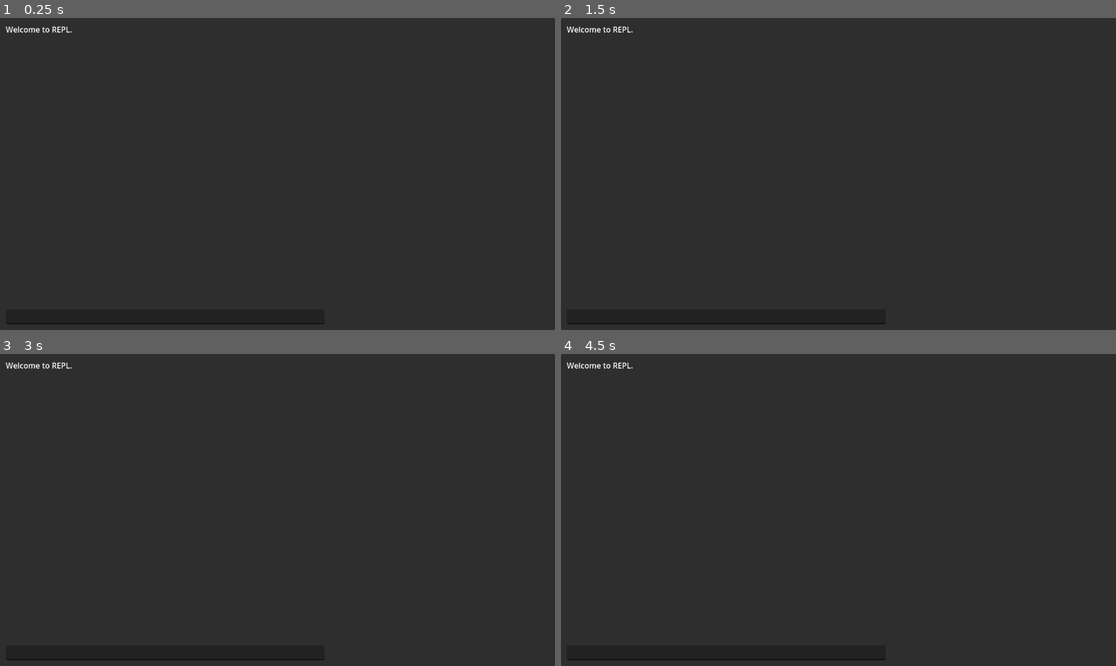
Above: before the commit, frames 1-4 (two rows, left to right).
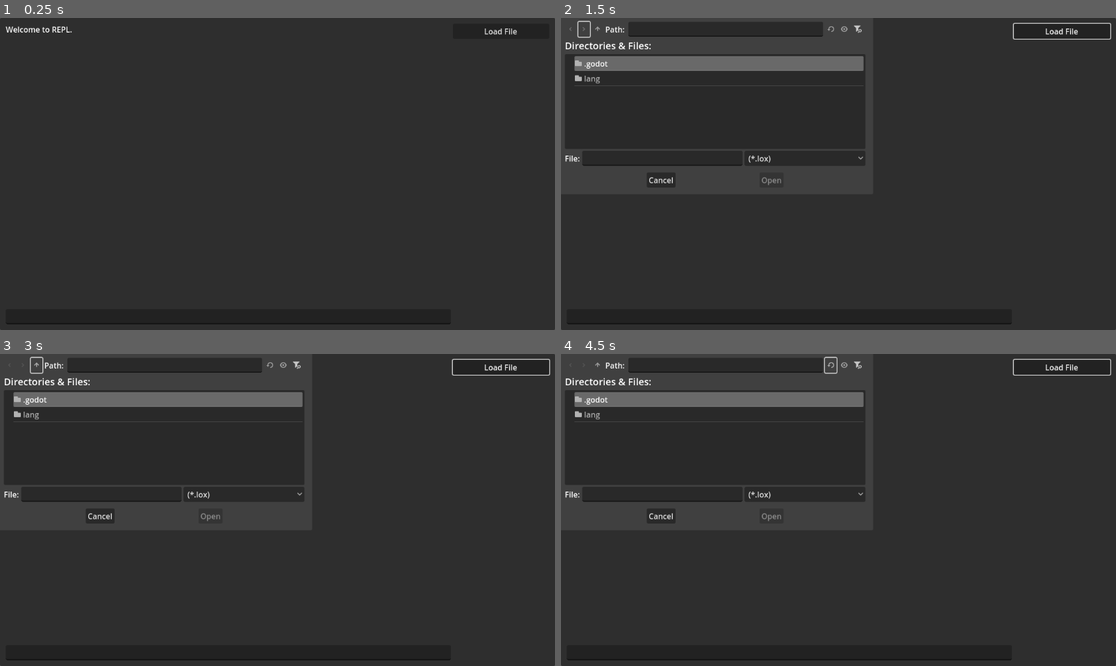
Above: after the commit, the same moments.

Repository: murumart/gd-craftinginterpreters
Game: Godot game, scene res://main.tscn
Two runs of this game, one before a commit and one after it. Both use one fixed random seed, a clock stepped at 60 frames per second and the inputs below. The project has no main scene, so this scene is started directly.
Inputs (mouse positions are in pixels of both pictures, inside the frame that each line leads up to):
- Up to frame 1 (0.25 s): no input
- Up to frame 2 (1.5 s): click (1060, 30) at 0.5 s, where only the run after the commit has a clickable "Load File"; click (583, 30) at 1.27 s
- Up to frame 3 (3 s): click (22, 366) at 2.02 s; click (38, 366) at 2.77 s
- Up to frame 4 (4.5 s): click (599, 366) at 3.52 s; click (832, 366) at 4.27 s

The runs differ from the first frame. In frame 1, 0.1% of the frame differs, in the area x 58-94%, y 3-98%; in frame 2, 3.3%; in frame 3, 3.3%; in frame 4, 3.3%, in the area x 0-100%, y 0-98%.

Commit message:
stmts start

Diff:
--- a/lang/ast.gd
+++ b/lang/ast.gd
@@ -12,6 +12,8 @@
 	return GroupingExpr.new(a)
 
 
+# AST node definitions
+
 class AstNode:
 	var _children: Array[AstNode]
 
@@ -28,6 +30,8 @@
 	func accept(_visitor: AbstractAstVisitor) -> Variant:
 		return Lox.not_implemented()
 
+
+# EXPRESSION definitions
 
 class Expr extends AstNode:
 	pass
@@ -118,6 +122,44 @@
 	func accept(v: AbstractAstVisitor) -> Variant:
 		return v.visit_literal_expr(self)
 
+
+# STATEMENT definitions
+
+class Stmt extends AstNode:
+	pass
+
+
+class ExprStmt extends Stmt:
+	var _expr: Expr
+
+
+	func _init(expr: Expr) -> void:
+		_expr = expr
+
+
+	func get_expr() -> Expr:
+		return _expr
+
+
+	func accept(visitor: AbstractAstVisitor) -> Variant:
+		return visitor.visit_expr_stmt(self)
+
+
+class PrintStmt extends Stmt:
+	var _expr: Expr
+
+
+	func _init(expr: Expr) -> void:
+		_expr = expr
+
+
+	func get_expr() -> Expr:
+		return _expr
+
+
+	func accept(visitor: AbstractAstVisitor) -> Variant:
+		return visitor.visit_print_stmt(self)
+
 # VISITOR
 
 class AbstractAstVisitor:
@@ -131,9 +173,28 @@
 	func visit_unary_expr(_expr: UnaryExpr) -> Variant: return Lox.not_implemented()
 	func visit_grouping_expr(_grouping_expr: GroupingExpr) -> Variant: return Lox.not_implemented()
 
+	func visit_expr_stmt(_expr_stmt: ExprStmt) -> Variant: return Lox.not_implemented()
+	func visit_print_stmt(_print_stmt: PrintStmt) -> Variant: return Lox.not_implemented()
+
 
 class AstPrinter extends AbstractAstVisitor:
 	var code := false
+
+
+	func do_program(stmts: Array[Stmt]) -> String:
+		var st := ""
+		for stmt in stmts:
+			st += visit(stmt) + ";\n"
+		return st
+
+
+	func visit_print_stmt(print_stmt: PrintStmt) -> Variant:
+		return "print " + visit(print_stmt.get_expr())
+
+
+	func visit_expr_stmt(exprst: ExprStmt) -> Variant:
+		return visit(exprst.get_expr())
+
 
 	func visit_binary_expr(expr: BinaryExpr) -> Variant:
 		return (("" if code else "bin(")
--- a/lang/evaluator.gd
+++ b/lang/evaluator.gd
@@ -5,18 +5,35 @@
 const t = Scanner.TokenType
 
 
-func interpret(ast: AstNode) -> Variant:
+func interpret(stmts: Array[Ast.Stmt]) -> void:
 	var visitor := Evaluator.new()
-	var result: Variant = visitor.evaluate(ast)
-	if result is RuntimeError:
-		Lox.runtime_error(result)
-		return null
-	return result
+	for stmt in stmts:
+		var result: Variant = visitor.execute(stmt)
+		if result is RuntimeError:
+			Lox.runtime_error(result)
+			return
 
 
 class Evaluator extends Ast.AbstractAstVisitor:
 	func evaluate(expr: Ast.Expr) -> Variant:
 		return visit(expr)
+
+
+	func execute(stmt: Ast.Stmt) -> Variant:
+		return visit(stmt)
+
+
+	func visit_expr_stmt(expr_stmt: Ast.ExprStmt) -> Variant:
+		var ev: Variant = evaluate(expr_stmt.get_expr())
+		if ev is RuntimeError: return ev
+		return null
+
+
+	func visit_print_stmt(print_stmt: Ast.PrintStmt) -> Variant:
+		var ev: Variant = evaluate(print_stmt.get_expr())
+		if ev is RuntimeError: return ev
+		Lox.output(str(ev))
+		return null
 
 
 	func visit_binary_expr(binary_expr: Ast.BinaryExpr) -> Variant:
--- a/lang/lox.gd
+++ b/lang/lox.gd
@@ -40,14 +40,14 @@
 	var tokens := scanner.scan_tokens()
 
 	var parser := Parser.new(tokens)
-	var ast := parser.parse()
+	var stmts := parser.parse()
 
 	if _had_error:
 		return FAILED
 
-	var result = _interpreter.interpret(ast)
-	if _line_output_method.is_valid():
-		_line_output_method.call(str(result))
+	_interpreter.interpret(stmts)
+	#if _line_output_method.is_valid():
+	#	_line_output_method.call(Ast.AstPrinter.new().do_program(stmts))
 
 	if _had_runtime_error:
 		return FAILED
@@ -84,6 +84,12 @@
 	_had_error = true
 
 
+static func output(txt: String) -> void:
+	print(txt)
+	if _line_output_method.is_valid():
+		_line_output_method.call(txt)
+
+
 static func not_implemented() -> Error:
 	assert(false, "Implement me")
 	return ERR_METHOD_NOT_FOUND
--- a/lang/parser.gd
+++ b/lang/parser.gd
@@ -12,13 +12,32 @@
 	_tokens = tokens
 
 
-func parse() -> Ast.AstNode:
-	var expr := _parse_expression()
-	return expr
+func parse() -> Array[Ast.Stmt]:
+	var stmts: Array[Ast.Stmt] = []
+	while not _is_at_end():
+		stmts.append(_parse_statement())
+	return stmts
 
 
 func _parse_expression() -> Ast.Expr:
 	return _parse_equality()
+
+
+func _parse_statement() -> Ast.Stmt:
+	if _match([t.PRINT]): return _parse_print_statement()
+	return _parse_expression_statement()
+
+
+func _parse_print_statement() -> Ast.PrintStmt:
+	var val := _parse_expression()
+	_consume(t.SEMICOLON, "Expect ';' after value.")
+	return Ast.PrintStmt.new(val)
+
+
+func _parse_expression_statement() -> Ast.ExprStmt:
+	var val := _parse_expression()
+	_consume(t.SEMICOLON, "Expect ';' after expression.")
+	return Ast.ExprStmt.new(val)
 
 
 func _parse_equality() -> Ast.Expr:
--- a/main.gd
+++ b/main.gd
@@ -5,9 +5,20 @@
 
 @export var line: LineEdit
 @export var output: RichTextLabel
+@export var load_file_btn: Button
 
 
 func _ready() -> void:
+	load_file_btn.pressed.connect(func():
+		var fd: FileDialog = load_file_btn.get_child(0)
+		fd.file_selected.connect(func(s: String):
+			fd.hide()
+			Lox.main([s])
+		, CONNECT_ONE_SHOT)
+		fd.canceled.connect(fd.hide, CONNECT_ONE_SHOT)
+		fd.show()
+	)
+
 	Lox._line_input_method = get_line_input
 	Lox._line_output_method = get_line_output
 	Lox.main([])
--- a/main.tscn
+++ b/main.tscn
@@ -2,7 +2,7 @@
 
 [ext_resource type="Script" uid="uid://dxrtqq7h0138k" path="res://main.gd" id="1_ig7tw"]
 
-[node name="Main" type="Control" node_paths=PackedStringArray("line", "output")]
+[node name="Main" type="Control" node_paths=PackedStringArray("line", "output", "load_file_btn")]
 layout_mode = 3
 anchors_preset = 15
 anchor_right = 1.0
@@ -10,8 +10,9 @@
 grow_horizontal = 2
 grow_vertical = 2
 script = ExtResource("1_ig7tw")
-line = NodePath("Panel/Margin/VBoxContainer/ReplLine")
-output = NodePath("Panel/Margin/VBoxContainer/ReplOutput")
+line = NodePath("Panel/Margin/HBoxContainer/VBoxContainer/ReplLine")
+output = NodePath("Panel/Margin/HBoxContainer/VBoxContainer/ReplOutput")
+load_file_btn = NodePath("Panel/Margin/HBoxContainer/VBoxContainer2/LoadFileButton")
 
 [node name="Panel" type="Panel" parent="."]
 layout_mode = 1
@@ -23,20 +24,24 @@
 
 [node name="Margin" type="MarginContainer" parent="Panel"]
 layout_mode = 1
-anchors_preset = -1
-anchor_right = 0.595
+anchors_preset = 15
+anchor_right = 1.0
 anchor_bottom = 1.0
-offset_right = 0.559937
+grow_horizontal = 2
 grow_vertical = 2
 theme_override_constants/margin_left = 12
 theme_override_constants/margin_top = 12
 theme_override_constants/margin_right = 12
 theme_override_constants/margin_bottom = 12
 
-[node name="VBoxContainer" type="VBoxContainer" parent="Panel/Margin"]
+[node name="HBoxContainer" type="HBoxContainer" parent="Panel/Margin"]
 layout_mode = 2
 
-[node name="ReplOutput" type="RichTextLabel" parent="Panel/Margin/VBoxContainer"]
+[node name="VBoxContainer" type="VBoxContainer" parent="Panel/Margin/HBoxContainer"]
+layout_mode = 2
+size_flags_horizontal = 3
+
+[node name="ReplOutput" type="RichTextLabel" parent="Panel/Margin/HBoxContainer/VBoxContainer"]
 unique_name_in_owner = true
 layout_mode = 2
 size_flags_vertical = 3
@@ -44,6 +49,23 @@
 text = "Welcome to REPL.
 "
 
-[node name="ReplLine" type="LineEdit" parent="Panel/Margin/VBoxContainer"]
+[node name="ReplLine" type="LineEdit" parent="Panel/Margin/HBoxContainer/VBoxContainer"]
 unique_name_in_owner = true
 layout_mode = 2
+
+[node name="VBoxContainer2" type="VBoxContainer" parent="Panel/Margin/HBoxContainer"]
+custom_minimum_size = Vector2(200, 0)
+layout_mode = 2
+
+[node name="LoadFileButton" type="Button" parent="Panel/Margin/HBoxContainer/VBoxContainer2"]
+unique_name_in_owner = true
+layout_mode = 2
+text = "Load File"
+
+[node name="FileDialog" type="FileDialog" parent="Panel/Margin/HBoxContainer/VBoxContainer2/LoadFileButton"]
+title = "Open a File"
+ok_button_text = "Open"
+file_mode = 0
+root_subfolder = "res://"
+filters = PackedStringArray("*.lox")
+show_hidden_files = true
Not shown, changed: test.lox
